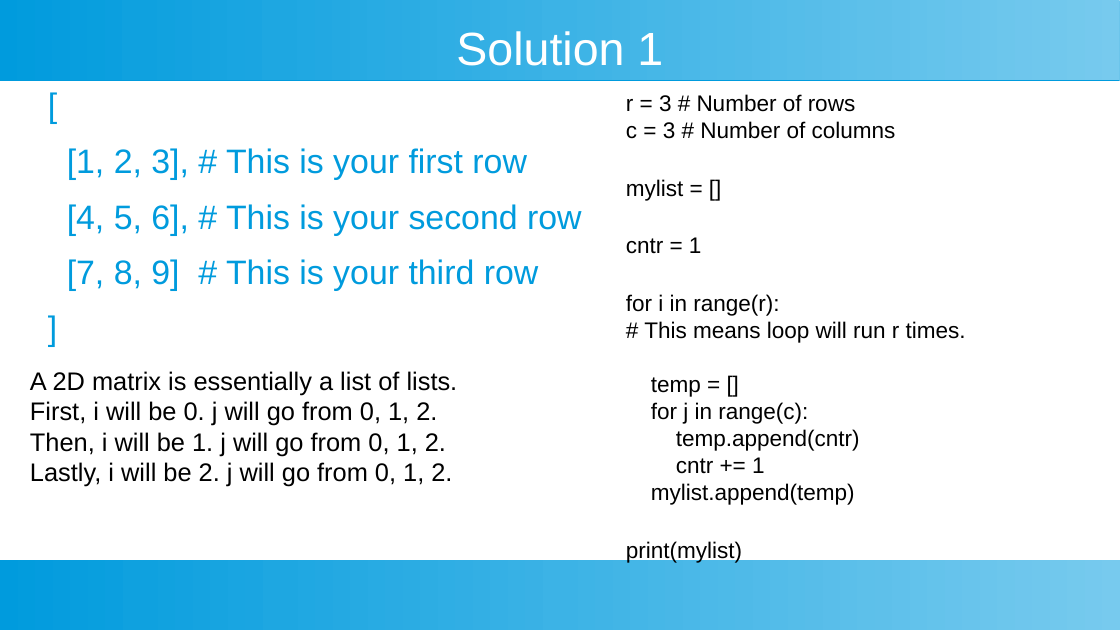
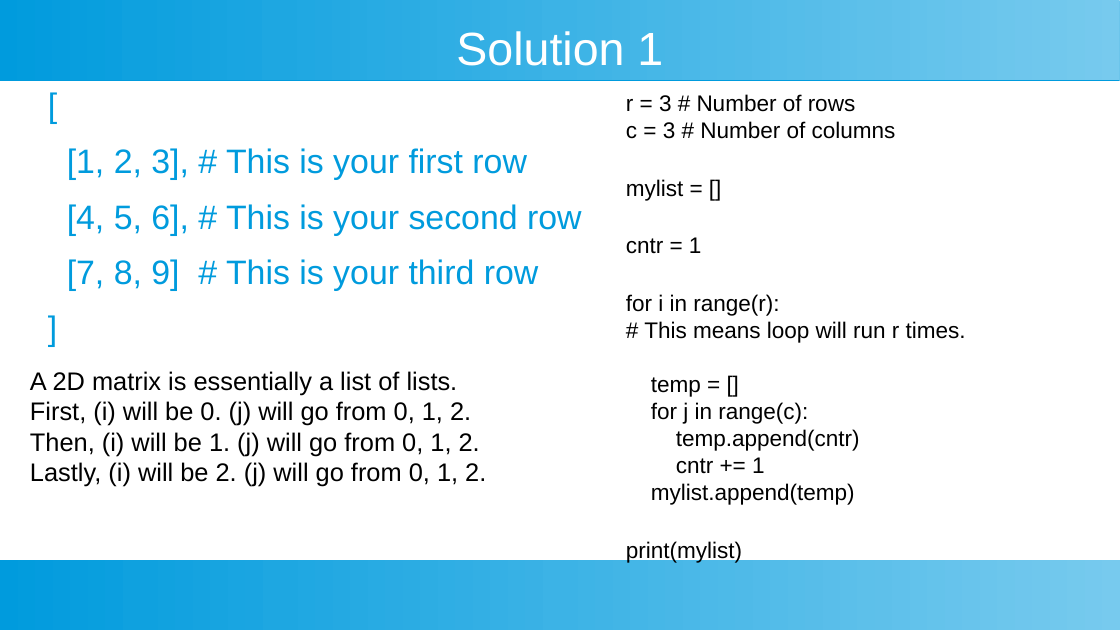
Before and after one commit to ashishjain1547/public_lessons_in_python, a slide deck: slide 10 of Ch 17 - Two Dimensional Matrix/2D Matrix.odp. Drawn at 1120x630 pixels with LibreOffice and Linux fonts; fonts in the diff are those of the drawing. Boxes give left, top, right and bottom in pixels: in the first picture for what was removed or moved away, otherwise in the second. Text is boxed around its words. In the diff, an @@ line names an element or a change of style, - is before the commit and + after.

```diff
--- a/Ch 17 - Two Dimensional Matrix/2D Matrix.odp
+++ b/Ch 17 - Two Dimensional Matrix/2D Matrix.odp
@@ text at (30, 401, 486, 487): text changed @@
-First, i will be 0. j will go from 0, 1, 2.
-Then, i will be 1. j will go from 0, 1, 2.
-Lastly, i will be 2. j will go from 0, 1, 2.
+First, (i) will be 0. (j) will go from 0, 1, 2.
+Then, (i) will be 1. (j) will go from 0, 1, 2.
+Lastly, (i) will be 2. (j) will go from 0, 1, 2.
```
Also in this commit, not shown: 1 other slide changed, 2 slides added, 23 other files.
